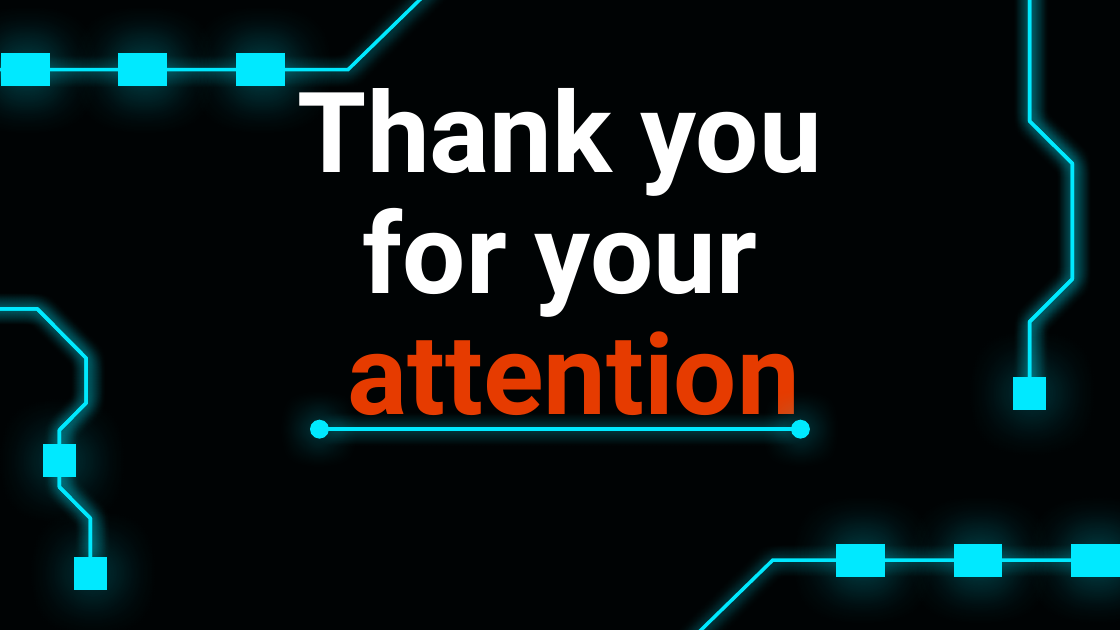
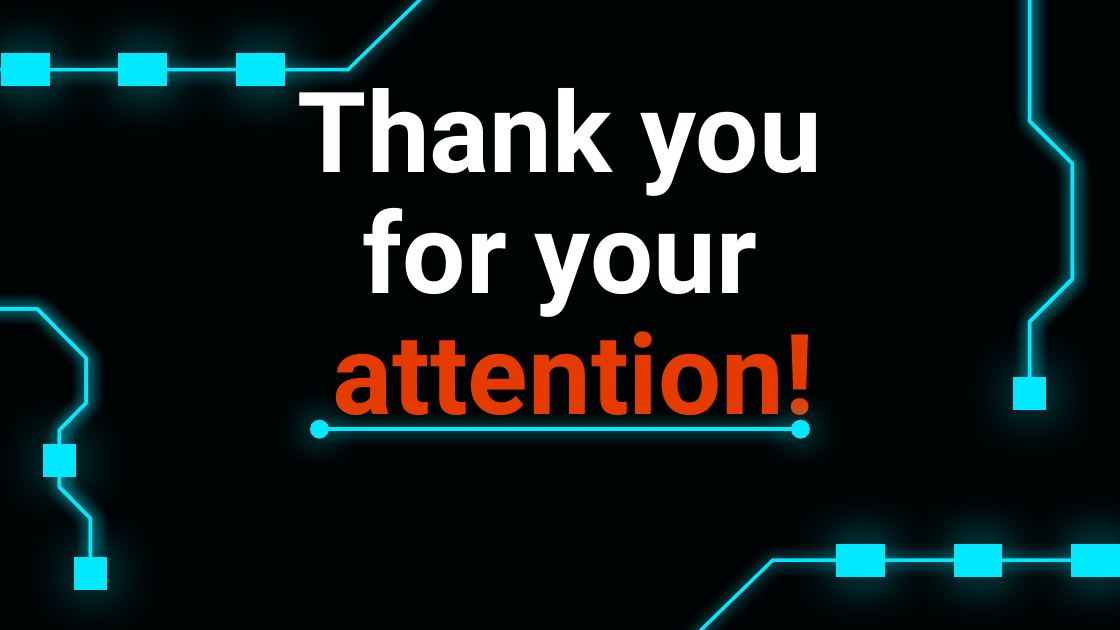
Before and after one commit to bayerju/mikro_loabor, a slide deck: slide 19 of MIC.pptx (slide 18 before the commit). Drawn at 1120x630 pixels with LibreOffice and Linux fonts; fonts in the diff are those of the drawing. Boxes give left, top, right and bottom in pixels: in the first picture for what was removed or moved away, otherwise in the second. Text is boxed around its words. In the diff, an @@ line names an element or a change of style, - is before the commit and + after.

```diff
--- a/MIC.pptx
+++ b/MIC.pptx
@@ title at bbox=[298, 70, 821, 440]: text changed @@
-Thank you
-for your
-attention
+Thank you
+for your
+attention!
```
Also in this commit, not shown: 8 other slides changed, 6 slides added, 5 slides removed, 4 other files.
